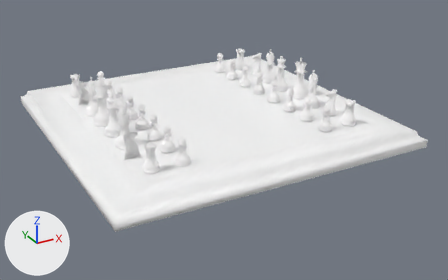
The glTF model models/fichas/Chess Scene.glb, before and after one commit.
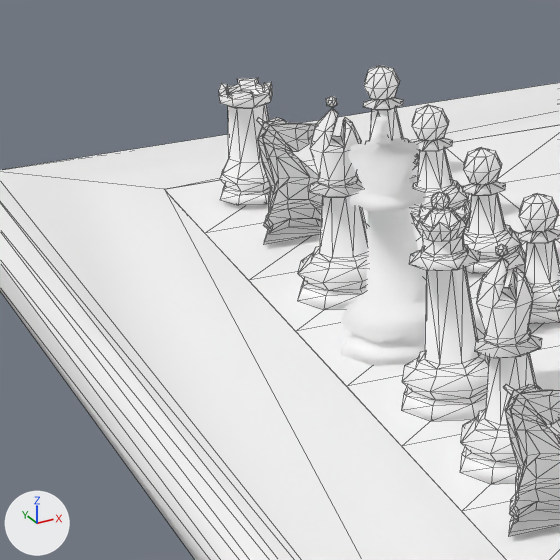
There are two pictures of each version: one whole from a 50 mm camera at (-54.9, -107.4, 45.9) aimed at (1.5, -4.9, -5.3), one close up on the part from 7% to 30% of the width and 21% to 58% of the height. Every picture has the same lights, and +X, +Y and +Z are marked at lower left. The close-ups show mesh edges as thin lines. Where no turn or scale is listed for an object, it has been applied to the vertices.

The older version as bpy lines, for what is in view:
```python
mat_material = principled_material('Material')
mat_material.base_color = (1.0, 1.0, 1.0)  # white #ffffff
mat_material.metallic = 1.0
mat_material.roughness = 1.0
me_cylinder_001 = bpy.data.meshes.new('Cylinder.001')
me_cylinder_001.from_pydata(...)  # 147 vertices, 286 faces; spans x -2.0..2.0, y -2.0..2.0, z 0.0..7.8
me_cylinder_001.materials.append(mat_material)  # white #ffffff
me_cylinder_004 = bpy.data.meshes.new('Cylinder.004')
me_cylinder_004.from_pydata(...)  # 106 vertices, 204 faces; spans x -1.5..1.5, y -1.5..1.5, z -0.78..3.83
me_cylinder_004.materials.append(mat_white_pieces)  # white #ffffff
me_cylinder_011 = bpy.data.meshes.new('Cylinder.011')
me_cylinder_011.from_pydata(...)  # 112 vertices, 186 faces; spans x -1.5..1.5, y 0.0..1.5, z -0.78..4.31
me_cylinder_011.materials.append(mat_white_pieces)  # white #ffffff
ob_bishop = bpy.data.objects.new('Bishop', me_cylinder_001)
ob_bishop.location = (-21.0, 9.0, 0.0)
ob_knight = bpy.data.objects.new('Knight', me_cylinder_011)
ob_knight.location = (-22.0, -15.0, 1.0)
ob_white_pawn_003 = bpy.data.objects.new('White Pawn.003', me_cylinder_004)
ob_white_pawn_003.location = (-15.31, 3.09, 1.0)
# also in view: 'King' at (-21.0, 3.0, 4.4); 'White Pawn.001' at (-15.3, 15.1, 2.5); 'White Pawn' at (-15.3, 21.1, 2.5); 'Knight.001' at (-21.0, 15.8, 2.8); 'Queen' at (-21.0, -3.0, 3.9)
```
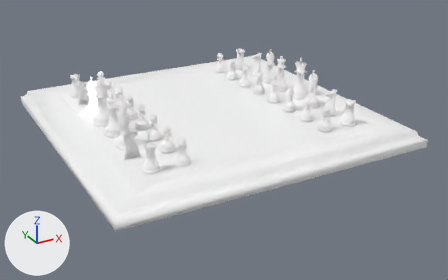
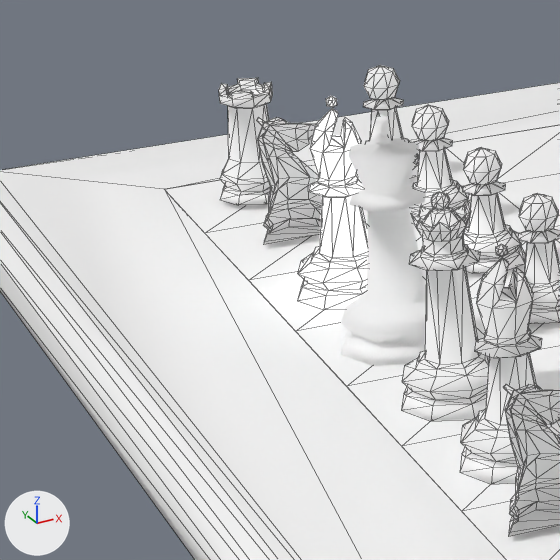
Pixel boxes (x1, y1, x2, y2) of what changed, in the close-ups (560 x 560 px):
'Bishop', surface changed: (297, 96, 367, 310) in both

Edits to the bpy script that builds the scene:
```text
Change mat_material:
    add mat_material.emission_strength = 1.0
```
